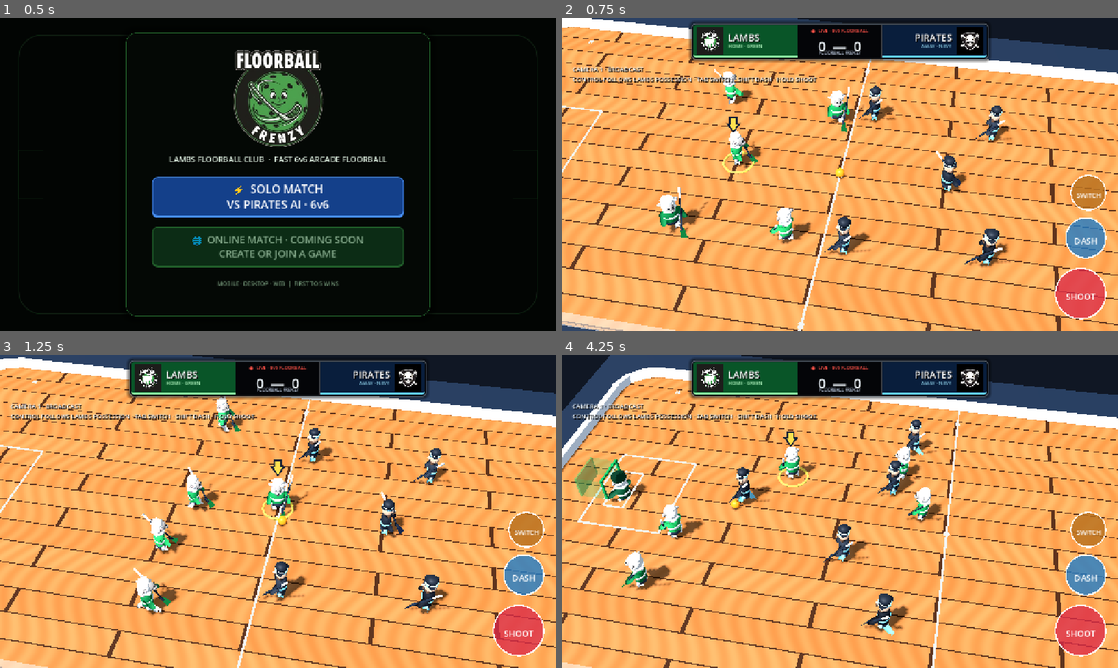
Above: before the commit, frames 1-4 (two rows, left to right).
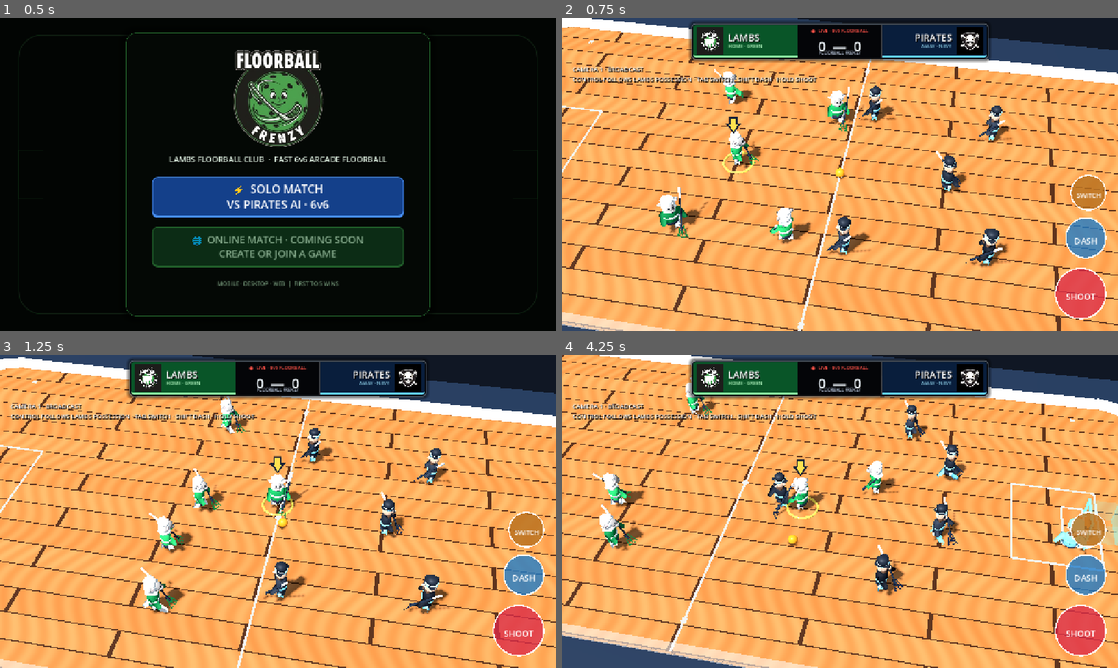
Above: after the commit, the same moments.

Repository: dylanwatsonsoftware/floorball-frenzy-3d
Game: Godot game, scene res://scenes/app/main.tscn
The game is run twice, just before and just after one commit, with the same random seed, the same clock (stepped at 60 frames per second) and the same inputs.
Inputs (mouse positions are in pixels of both pictures, inside the frame that each line leads up to):
- Up to frame 1 (0.5 s): no input
- Up to frame 2 (0.75 s): click "⚡ SOLO MATCH VS PIRATES AI · …" at 0.5 s
- Up to frame 3 (1.25 s): no input
- Up to frame 4 (4.25 s): tap Enter at 1.25 s; move the mouse to (962, 495) at 1.27 s; hold D (move_right) 1.28-2 s; tap Shift (dash) at 1.35 s; click (962, 495) at 1.42 s; drag from (728, 527) to (812, 574) at 2.02 s; move the mouse to (895, 442) at 2.77 s; hold D (move_right) 2.78-3.5 s; tap Backspace (switch_player) at 2.85 s; drag from (812, 574) to (673, 464) at 3.52 s

Frame 1 is identical in both runs. In frame 2, 0.1% of the frame differs, in the area x 20-76%, y 23-80%; in frame 3, 2.7%; in frame 4, 35%, in the area x 0-100%, y 0-100%.
Error in both runs: Cannot call method 'call' on a null value. (res://scripts/gameplay/ball_controller.gd:176)

Commit message:
feat: model curved floorball stick blades

Diff:
--- a/scripts/gameplay/ball_controller.gd
+++ b/scripts/gameplay/ball_controller.gd
@@ -257,9 +257,9 @@
 			"actor_id": actor.call("get_actor_id"),
 			"team": actor.call("get_team"),
 		}
-		var blade := actor.get_node_or_null("StickRig/Blade") as MeshInstance3D
-		if blade != null:
-			participant.blade_target = blade.to_global(blade.get_aabb().get_center())
+		var blade_pocket := actor.get_node_or_null("StickRig/BladePocket") as Marker3D
+		if blade_pocket != null:
+			participant.blade_target = blade_pocket.global_position
 		participants.append(participant)
 	return participants
 
@@ -345,9 +345,9 @@
 		"velocity": _slap_actor.velocity,
 		"facing": _slap_actor.call("get_facing_direction"),
 	}
-	var blade := _slap_actor.get_node_or_null("StickRig/Blade") as MeshInstance3D
-	if blade != null:
-		participant.blade_target = blade.to_global(blade.get_aabb().get_center())
+	var blade_pocket := _slap_actor.get_node_or_null("StickRig/BladePocket") as Marker3D
+	if blade_pocket != null:
+		participant.blade_target = blade_pocket.global_position
 	return BallInteractionScript.is_in_blade_pocket(global_position, participant)
 
 
--- a/scripts/presentation/greybox_arena.gd
+++ b/scripts/presentation/greybox_arena.gd
@@ -733,15 +733,34 @@
 func _add_floorball_blade(rig: Node3D, color: Color) -> void:
 	var blade := MeshInstance3D.new()
 	blade.name = "Blade"
+	var left_rail := PackedVector2Array([
+		Vector2(-0.055, 1.02), Vector2(-0.12, 1.20), Vector2(-0.18, 1.45),
+		Vector2(-0.16, 1.70), Vector2(-0.06, 1.96),
+	])
+	var right_rail := PackedVector2Array([
+		Vector2(0.065, 1.02), Vector2(0.13, 1.20), Vector2(0.21, 1.45),
+		Vector2(0.31, 1.69), Vector2(0.35, 1.91),
+	])
+	var centre_rail := PackedVector2Array()
+	for index in left_rail.size():
+		centre_rail.append(left_rail[index].lerp(right_rail[index], 0.53))
+	var vertices := PackedVector3Array()
+	_append_blade_strip(vertices, left_rail, 0.045)
+	_append_blade_strip(vertices, right_rail, 0.045)
+	_append_blade_strip(vertices, centre_rail, 0.034)
+	# Diagonal webbing reads as a lightweight molded floorball lattice without
+	# reverting to the previous repeated H-shaped blade.
+	for web in [
+		PackedVector2Array([left_rail[1], right_rail[2]]),
+		PackedVector2Array([right_rail[1], left_rail[2]]),
+		PackedVector2Array([left_rail[2], right_rail[3]]),
+		PackedVector2Array([right_rail[2], left_rail[3]]),
+		PackedVector2Array([left_rail[3], right_rail[4]]),
+	]:
+		_append_blade_strip(vertices, web, 0.03)
 	var arrays := []
 	arrays.resize(ArrayMesh.ARRAY_MAX)
-	arrays[ArrayMesh.ARRAY_VERTEX] = PackedVector3Array([
-		Vector3(-0.04, 0.0, 1.04), Vector3(0.08, 0.0, 1.06),
-		Vector3(0.14, 0.0, 1.26), Vector3(0.24, 0.0, 1.52),
-		Vector3(0.18, 0.0, 1.66), Vector3(0.05, 0.0, 1.72),
-		Vector3(-0.06, 0.0, 1.55), Vector3(-0.08, 0.0, 1.25),
-	])
-	arrays[ArrayMesh.ARRAY_INDEX] = PackedInt32Array([0, 1, 2, 0, 2, 7, 2, 6, 7, 2, 3, 6, 3, 5, 6, 3, 4, 5])
+	arrays[ArrayMesh.ARRAY_VERTEX] = vertices
 	var mesh := ArrayMesh.new()
 	mesh.add_surface_from_arrays(Mesh.PRIMITIVE_TRIANGLES, arrays)
 	blade.mesh = mesh
@@ -750,6 +769,25 @@
 	material.shading_mode = BaseMaterial3D.SHADING_MODE_UNSHADED
 	blade.material_override = material
 	rig.add_child(blade)
+	var pocket := Marker3D.new()
+	pocket.name = "BladePocket"
+	# The pocket lies just inside the curled toe, where the concave front face
+	# cups a floorball in the supplied stick reference.
+	pocket.position = Vector3(0.24, 0.0, 1.87)
+	rig.add_child(pocket)
+
+
+func _append_blade_strip(vertices: PackedVector3Array, points: PackedVector2Array, width: float) -> void:
+	for index in points.size() - 1:
+		var start := points[index]
+		var finish := points[index + 1]
+		var direction := (finish - start).normalized()
+		var normal := Vector2(-direction.y, direction.x) * width * 0.5
+		var a := Vector3(start.x + normal.x, 0.0, start.y + normal.y)
+		var b := Vector3(start.x - normal.x, 0.0, start.y - normal.y)
+		var c := Vector3(finish.x - normal.x, 0.0, finish.y - normal.y)
+		var d := Vector3(finish.x + normal.x, 0.0, finish.y + normal.y)
+		vertices.append_array(PackedVector3Array([a, b, c, a, c, d]))
 
 
 func _add_dash_streak(parent: Node3D, color: Color) -> void:
--- a/tests/floorball_stick_visual_test.gd
+++ b/tests/floorball_stick_visual_test.gd
@@ -34,7 +34,7 @@
 			return
 		var blade_parts := []
 		for child in rig.get_children():
-			if child.name.begins_with("Blade"):
+			if child is MeshInstance3D and child.name.begins_with("Blade"):
 				blade_parts.append(child)
 		if blade_parts.size() > 2:
 			fail("The blade must read as one clean curved silhouette rather than repeated H-shaped rails and ribs; parts=%d" % blade_parts.size())
@@ -43,9 +43,19 @@
 		if not blade.mesh is ArrayMesh or (blade.mesh as ArrayMesh).get_surface_count() != 1:
 			fail("The floorball blade must use a single lightweight curved mesh")
 			return
+		var blade_pocket := rig.get_node_or_null("BladePocket") as Marker3D
+		if blade_pocket == null:
+			fail("The modeled blade needs an authored toe pocket shared with ball possession")
+			return
 		var blade_size: Vector3 = blade.get_aabb().size
 		if blade_size.z < blade_size.x * 1.6:
 			fail("The blade's long axis must continue along the shaft rather than sit across it at right angles; size=%s" % blade_size)
+			return
+		if blade_size.x < 0.42 or blade_size.z < 0.85:
+			fail("The blade must widen into the recognisable scooped floorball silhouette; size=%s" % blade_size)
+			return
+		if blade_pocket.position.z < blade.get_aabb().end.z - 0.18:
+			fail("The ball pocket must sit at the curled blade toe rather than near the shaft or blade centre; pocket=%s blade_end=%s" % [blade_pocket.position, blade.get_aabb().end])
 			return
 		var blade_center_in_actor: Vector3 = rig.transform * blade.get_aabb().get_center()
 		var grip_center_in_actor: Vector3 = rig.transform * grip.position
--- a/tests/possession_scene_test.gd
+++ b/tests/possession_scene_test.gd
@@ -39,7 +39,8 @@
 	for frame in 30:
 		await physics_frame
 	var blade := player.get_node("StickRig/Blade") as MeshInstance3D
-	var blade_world_center := blade.to_global(blade.get_aabb().get_center())
+	var blade_pocket := player.get_node("StickRig/BladePocket") as Marker3D
+	var blade_world_center := blade_pocket.global_position
 	var carried_gap := Vector2(ball.global_position.x, ball.global_position.z).distance_to(Vector2(blade_world_center.x, blade_world_center.z))
 	if carried_gap > 0.36:
 		fail("A possessed ball must settle visibly onto the actual blade instead of an obsolete physics offset; gap=%s ball=%s blade=%s" % [carried_gap, ball.global_position, blade_world_center])
--- a/tests/squad_scene_test.gd
+++ b/tests/squad_scene_test.gd
@@ -44,7 +44,8 @@
 		actor.set_physics_process(false)
 	red_two.position = Vector3(-2.0, 0.75, 0.0)
 	red_two.velocity = Vector3.ZERO
-	ball.position = red_two.position + Vector3(0.9, -0.53, 0.75)
+	var red_two_pocket := red_two.get_node("StickRig/BladePocket") as Marker3D
+	ball.position = Vector3(red_two_pocket.global_position.x, 0.22, red_two_pocket.global_position.z)
 	ball.ball_velocity = Vector3.ZERO
 	await physics_frame
 	await physics_frame
@@ -116,7 +117,7 @@
 	blue_two.set_physics_process(false)
 	blue_two.position = Vector3(2.0, 0.75, 0.0)
 	var blue_two_blade := blue_two.get_node("StickRig/Blade") as MeshInstance3D
-	var blue_two_blade_center := blue_two_blade.to_global(blue_two_blade.get_aabb().get_center())
+	var blue_two_blade_center := (blue_two.get_node("StickRig/BladePocket") as Marker3D).global_position
 	ball.position = Vector3(blue_two_blade_center.x, 0.22, blue_two_blade_center.z)
 	ball.ball_velocity = Vector3.ZERO
 	await physics_frame
